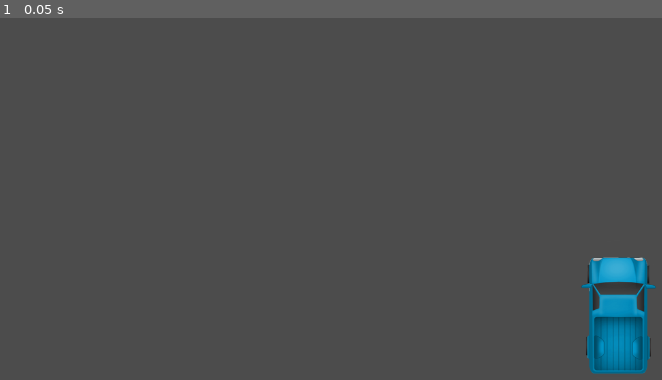
Above: before the commit, frame 1.
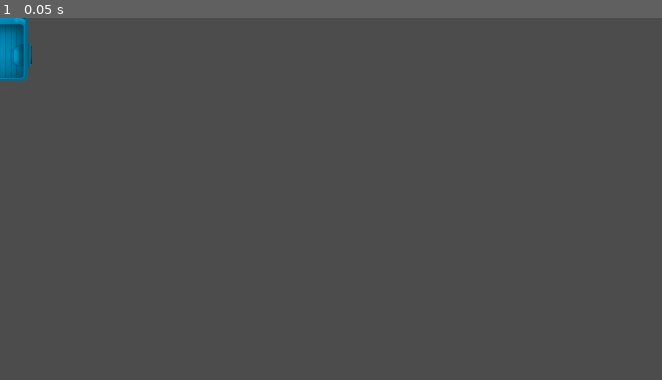
Above: after the commit, the same moment.

Repository: jkmiro95/FLOW
Game: Godot game, scene res://Scenes/CarCollision.tscn
Same seed, same stepped clock (60 frames per second), same inputs: the game is played once before the commit and once after it. The project has no main scene, so this scene is started directly.
Inputs:
- Up to frame 1 (0.05 s): no input

The runs differ from the first frame. In frame 1, 3.5% of the frame differs, in the area x 0-100%, y 0-99%.

Commit message:
Car reset position

Diff:
--- a/Scenes/Car.tscn
+++ b/Scenes/Car.tscn
@@ -22,7 +22,6 @@
 
 [node name="Area2D" type="Area2D" parent="." index="0"]
 
-position = Vector2( 792.371, 374.894 )
 input_pickable = false
 gravity_vec = Vector2( 0, 1 )
 gravity = 98.0
@@ -30,6 +29,7 @@
 angular_damp = -1.0
 audio_bus_override = false
 audio_bus_name = "Master"
+_sections_unfolded = [ "Transform" ]
 
 [node name="CollisionShape2D" type="CollisionShape2D" parent="Area2D" index="0"]
 
